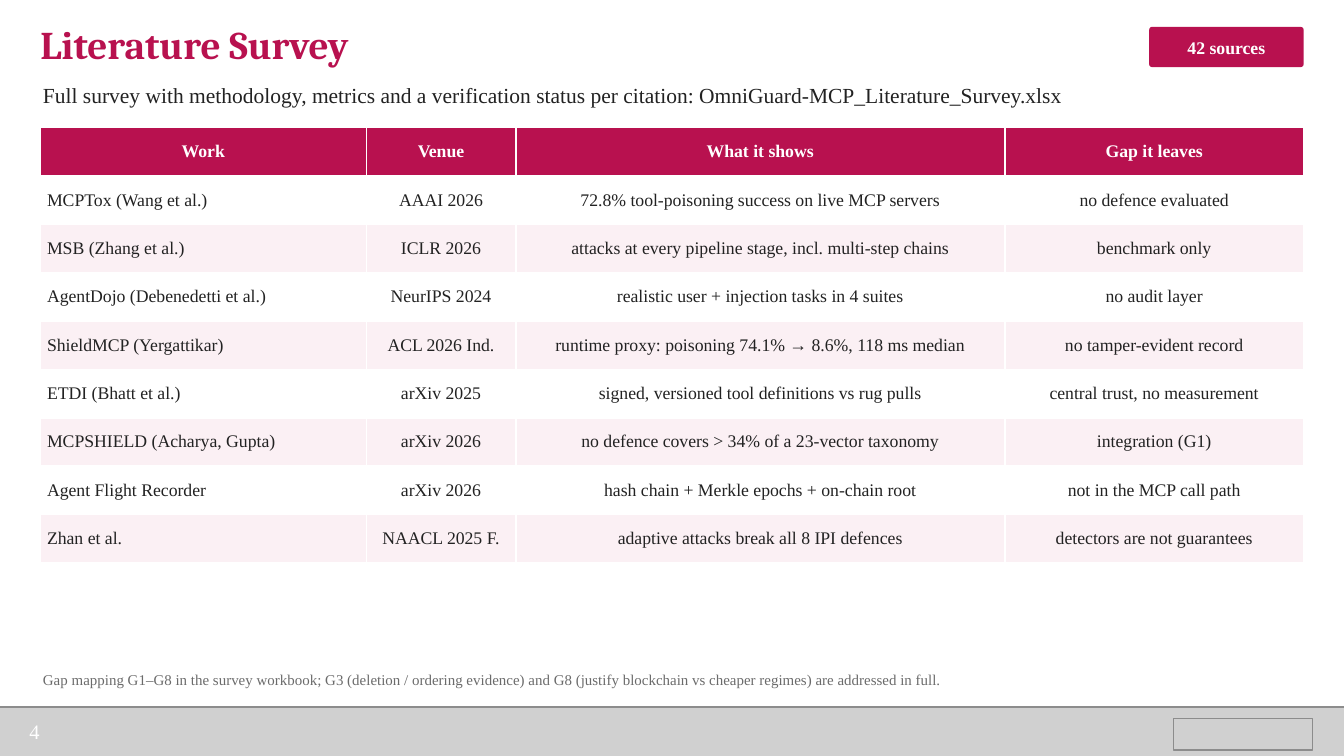
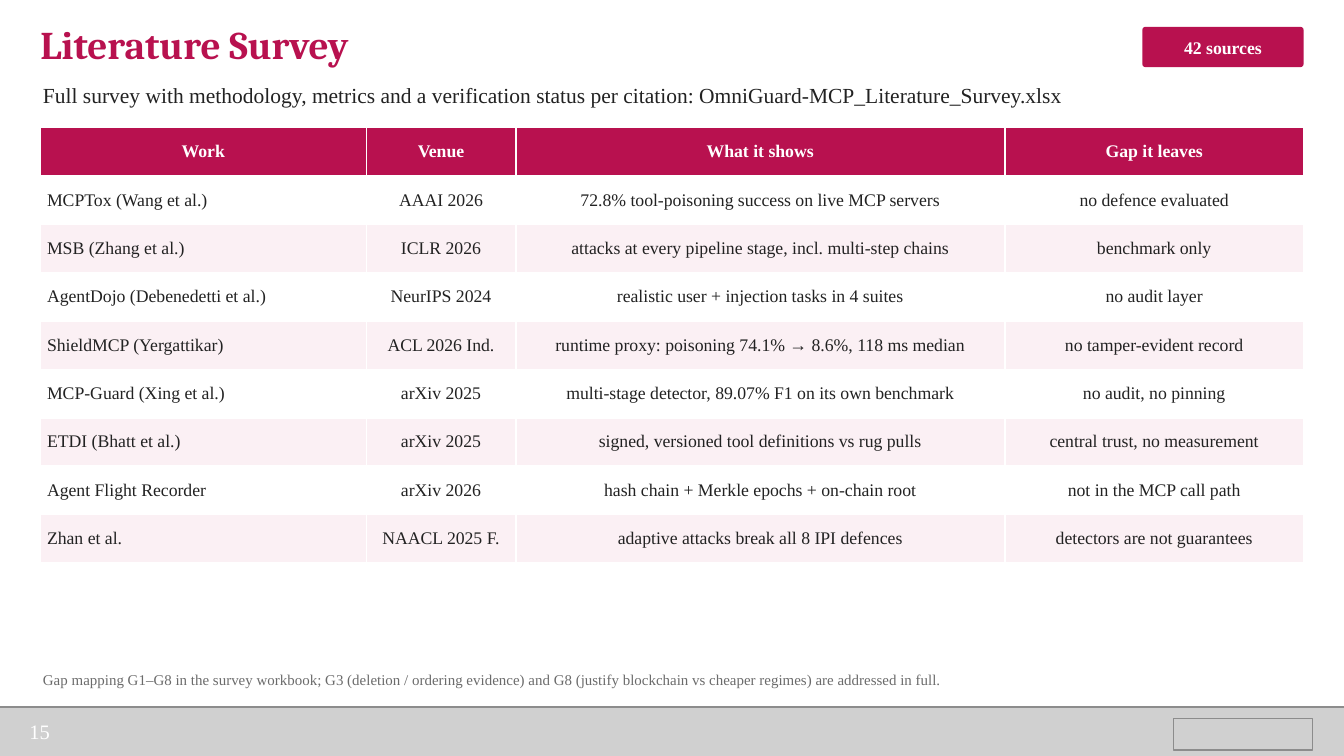
Before and after one commit to lucky07-07/omniguard-mcp, a slide deck: slide 15 of docs/OmniGuard-MCP_Final_Presentation.pptx (slide 4 before the commit). Drawn at 1344x756 pixels with LibreOffice and Linux fonts; fonts in the diff are those of the drawing; grey boxes stand for pictures; background and template pictures are left out. Boxes give left, top, right and bottom in pixels: in the first picture for what was removed or moved away, otherwise in the second. Text is boxed around its words. In the diff, an @@ line names an element or a change of style, - is before the commit and + after.

Commit message:
docs: expand the final deck with plain-language explainers and full metrics
Adds slides on the overall workflow, a worked decision example, deterministic rules,
the AuditAnchor smart contract and Solidity, the datasets used, metric definitions,
per-dataset Accuracy / Precision / Recall / F1 / Macro-F1 / Weighted-F1 / MCC, a
comparison with existing detectors re-run on the same rows, the ablation scored as
classification, and a limitations slide. Charts are native PowerPoint charts.

```diff
--- a/docs/OmniGuard-MCP_Final_Presentation.pptx
+++ b/docs/OmniGuard-MCP_Final_Presentation.pptx
@@ rounded rectangle "42 sources": place and size @@
-rounded rectangle "42 sources" at <box>1149,27,1304,67</box>
+rounded rectangle "42 sources" at <box>1142,27,1304,67</box>
@@ table at <box>40,128,1304,563</box> @@
+row 6: MCP-Guard (Xing et al.) | arXiv 2025 | multi-stage detector, 89.07% F1 on its own benchmark | no audit, no pinning
-row 7: MCPSHIELD (Acharya, Gupta) | arXiv 2026 | no defence covers > 34% of a 23-vector taxonomy | integration (G1)
@@ text at <box>29,726,50,739</box>: text changed @@
-4
+15
```
Also in this commit, not shown: 9 other slides changed, 18 slides added, 1 slide removed, 1 other file.
